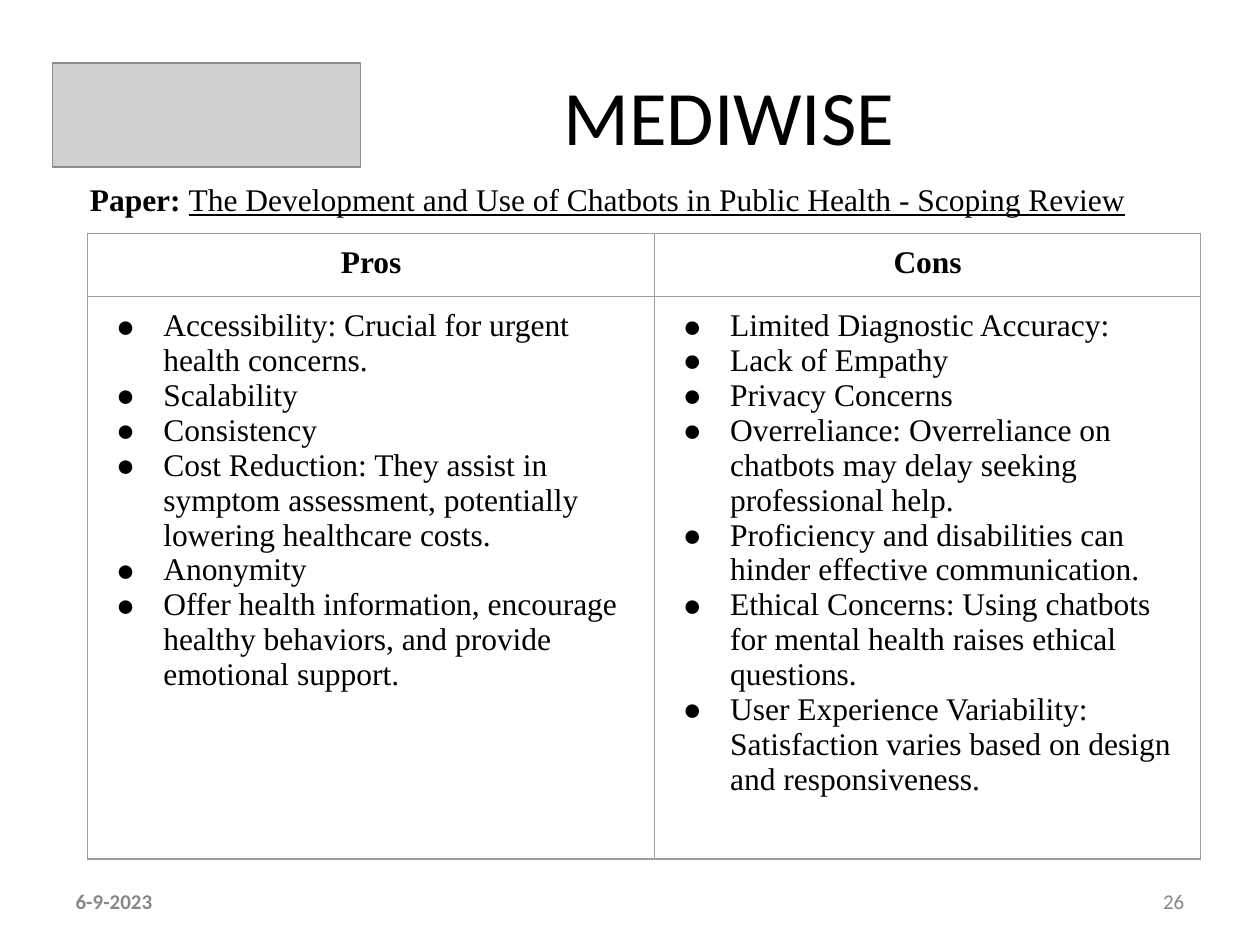
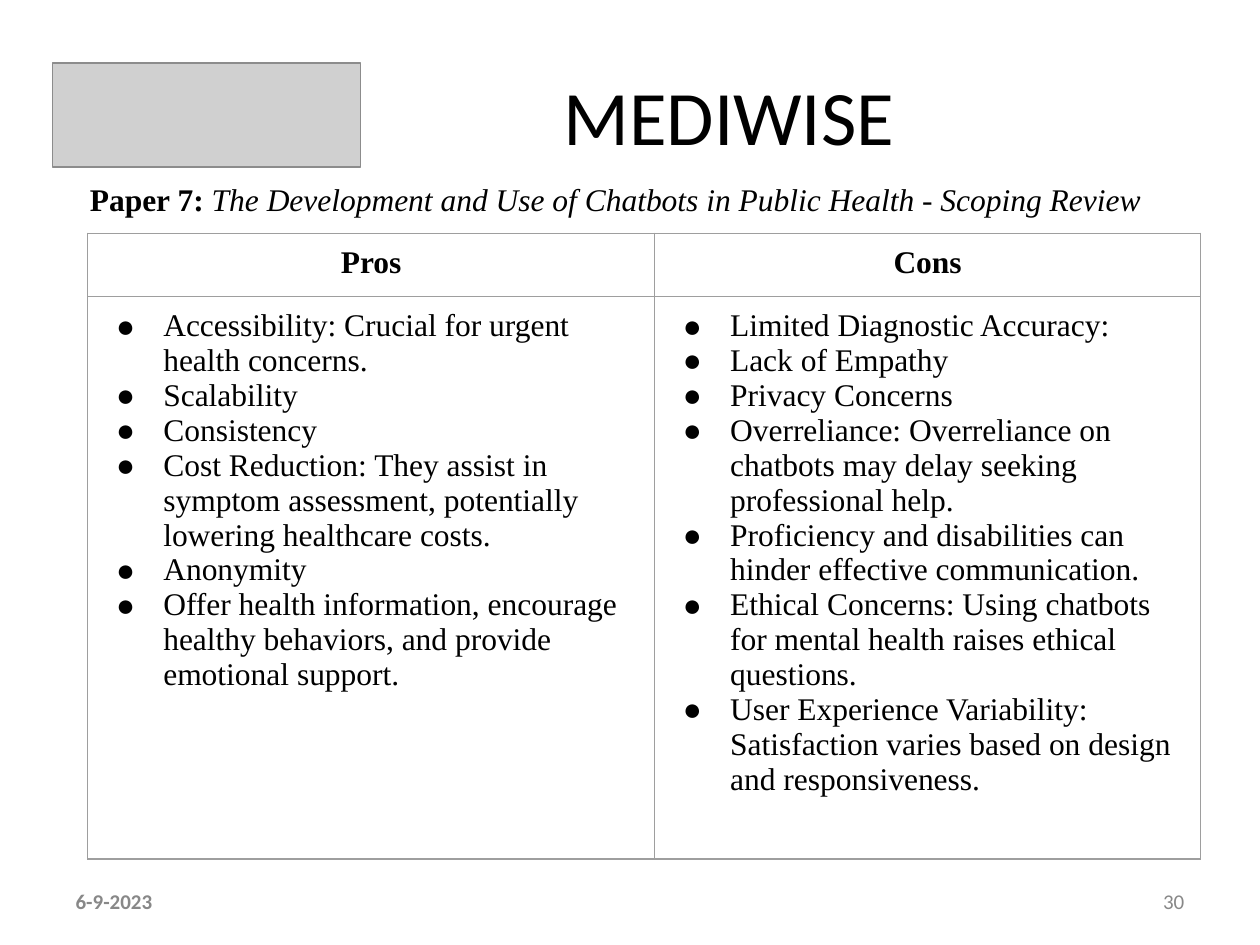
Before and after one commit to ani23-11/MediWise, a slide deck: slide 30 of ppt and references/Main - PPT Template Ctech.pptx (slide 26 before the commit). Drawn at 1260x945 pixels with LibreOffice and Linux fonts; fonts in the diff are those of the drawing; grey boxes stand for pictures. Boxes give left, top, right and bottom in pixels: in the first picture for what was removed or moved away, otherwise in the second. Text is boxed around its words. In the diff, an @@ line names an element or a change of style, - is before the commit and + after.

```diff
--- a/ppt and references/Main - PPT Template Ctech.pptx
+++ b/ppt and references/Main - PPT Template Ctech.pptx
@@ text at (90, 189, 1141, 217): text changed; italic on @@
-Paper: The Development and Use of Chatbots in Public Health - Scoping Review
+Paper 7: The Development and Use of Chatbots in Public Health - Scoping Review
@@ page number at (1163, 895, 1184, 909): text changed @@
-26
+30
```
Also in this commit, not shown: 19 other slides changed, 4 slides added, 1 other file.
